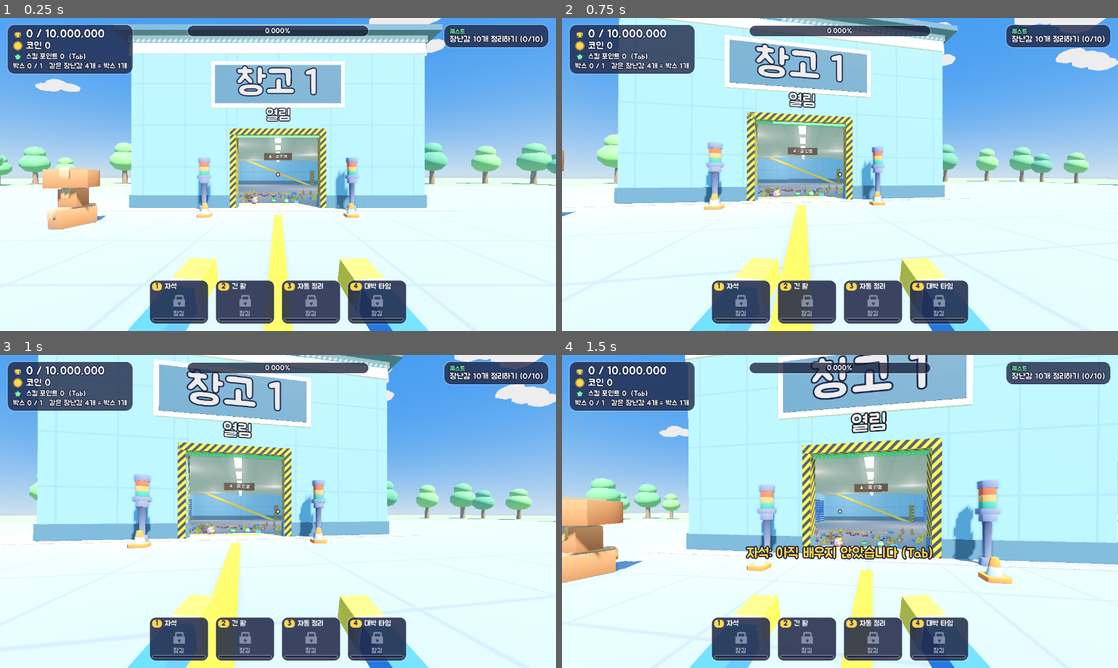
Above: before the commit, frames 1-4 (two rows, left to right).
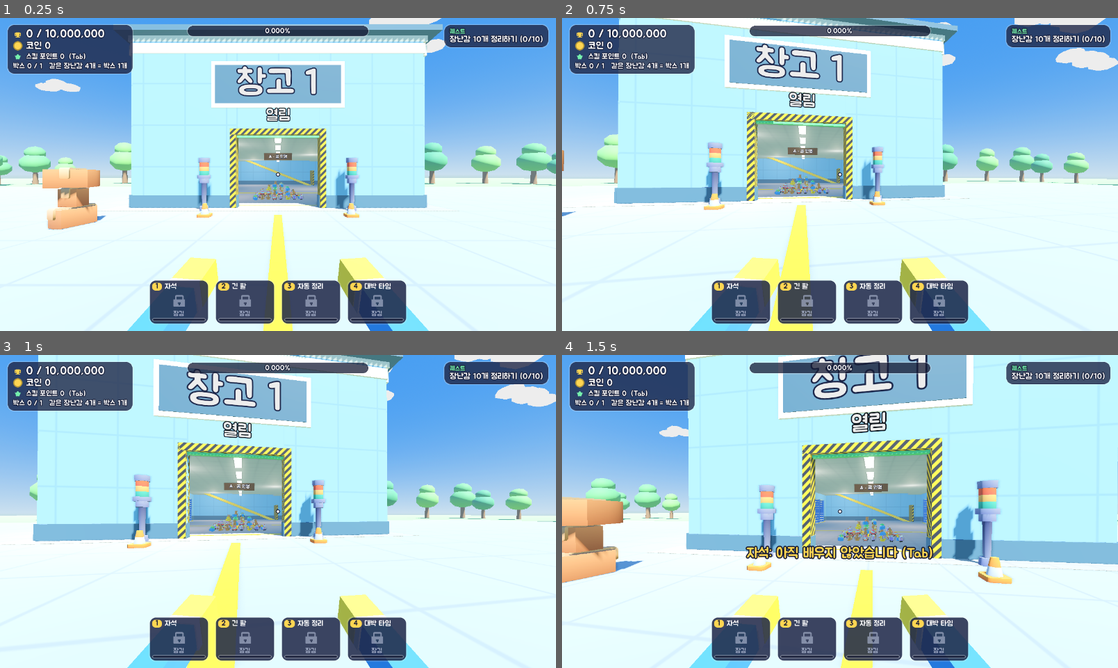
Above: after the commit, the same moments.

Repository: ohjunseon/game_221
Game: Godot game, scene res://scenes/main.tscn
Same seed, same stepped clock (60 frames per second), same inputs: the game is played once before the commit and once after it.
Inputs (mouse positions are in pixels of both pictures, inside the frame that each line leads up to):
- Up to frame 1 (0.25 s): no input
- Up to frame 2 (0.75 s): tap Enter at 0.5 s; move the mouse to (867, 174) at 0.52 s; hold W (move_forward) from 0.53 s (still down); hold Shift (crouch) from 0.53 s (still down); click (867, 174) at 0.67 s
- Up to frame 3 (1 s): keep holding W (move_forward); keep holding Shift (crouch); tap Space (jump) at 0.77 s
- Up to frame 4 (1.5 s): keep holding W (move_forward); move the mouse to (812, 511) at 1.27 s; release Shift (crouch) at 1.28 s; tap 1 at 1.35 s; click (812, 511) at 1.42 s

The runs differ from the first frame. In frame 1, 0.4% of the frame differs, in the area x 42-58%, y 52-60%; in frame 2, 0.4%; in frame 3, 0.4%; in frame 4, 0.7%, in the area x 45-66%, y 51-62%.

Commit message:
Finite toy pile instead of respawning toys; right-click drops toys and boxes
Co-Authored-By: Claude Sonnet 5.5 <noreply@anthropic.com>

Diff:
--- a/scripts/autoload/game_state.gd
+++ b/scripts/autoload/game_state.gd
@@ -45,6 +45,11 @@
 ## 게임 내 시계(초). 액션 스킬의 지속 시간과 쿨타임 기준
 var now: float = 0.0
 
+## 층(key "창고_층")별로 손에 든 장난감 수(박스 포함)와, 바닥에 버려진 장난감 수(박스 포함).
+## 바닥 재고 = 빈 선반 칸 × 박스당 장난감 - 손에 든 수. 저장하지 않고 선반 저장량에서 매번 계산한다.
+var carried_toys: Dictionary = {}
+var dropped_toys: Dictionary = {}
+
 var _auto_accum: float = 0.0
 var _completed_emitted: bool = false
 var _active_until: Dictionary = {}
@@ -73,6 +78,36 @@
 ## 선반의 종류 (아직 정해지지 않았으면 -1)
 func get_shelf_type(key: String) -> int:
 	return int(shelf_types.get(key, -1))
+
+
+static func floor_key(warehouse_id: int, floor_index: int) -> String:
+	return "%d_%d" % [warehouse_id, floor_index]
+
+
+## 한 층에서 아직 선반에 들어가지 않은 박스 칸 수
+func empty_boxes(warehouse_id: int, floor_index: int) -> int:
+	var empty := 0
+	for shelf_index in shelves_per_floor(warehouse_id):
+		empty += BOXES_PER_SHELF - get_shelf_stored(shelf_key(warehouse_id, floor_index, shelf_index))
+	return empty
+
+
+## 한 층 바닥에 남은 장난감 수 (더미 + 버려진 것). 새로 생기는 장난감은 없다.
+func ground_toys(warehouse_id: int, floor_index: int) -> int:
+	var key := floor_key(warehouse_id, floor_index)
+	return maxi(0, empty_boxes(warehouse_id, floor_index) * Toys.BOX_SIZE - int(carried_toys.get(key, 0)))
+
+
+func add_carried(key: String, amount: int) -> void:
+	if key.is_empty():
+		return
+	carried_toys[key] = int(carried_toys.get(key, 0)) + amount
+
+
+func add_dropped(key: String, amount: int) -> void:
+	if key.is_empty():
+		return
+	dropped_toys[key] = maxi(0, int(dropped_toys.get(key, 0)) + amount)
 
 
 ## 한 층의 선반 수
@@ -150,10 +185,16 @@
 		for floor_index in FLOORS_PER_WAREHOUSE:
 			if not is_floor_active(warehouse_id, floor_index):
 				continue
+			# 바닥에 남은 장난감만큼만 정리할 수 있다
+			var allowed := mini(remaining, ground_toys(warehouse_id, floor_index) / Toys.BOX_SIZE)
+			var left := allowed
 			for shelf_index in shelves_per_floor(warehouse_id):
-				if remaining <= 0:
-					return boxes
-				remaining -= store_in_shelf(warehouse_id, floor_index, shelf_index, remaining)
+				if left <= 0:
+					break
+				left -= store_in_shelf(warehouse_id, floor_index, shelf_index, left)
+			remaining -= allowed - left
+			if remaining <= 0:
+				return boxes
 	return boxes - remaining
 
 
@@ -359,6 +400,8 @@
 	shelf_types = _int_dict(data.get("shelf_types", {}))
 	boxes_total = int(data.get("boxes_total", 0))
 	_auto_accum = 0.0
+	carried_toys.clear()
+	dropped_toys.clear()
 	_active_until.clear()
 	_ready_at.clear()
 	_completed_emitted = total_sorted >= TOTAL_TOYS
--- a/scripts/entities/player.gd
+++ b/scripts/entities/player.gd
@@ -13,6 +13,7 @@
 const RAY_MASK := 3
 const ARM_REST := Vector3(0.32, -0.42, -0.55)
 const HELD_BOX_SIZE := 0.2
+const DROPPED_BOX_SIZE := 0.45
 ## 황금 박스의 코인 배수
 const GOLDEN_MULT := 10
 
@@ -34,6 +35,10 @@
 ## 모으는 묶음에 황금 장난감이 섞였는지, 들고 있는 박스 중 황금 박스 수
 var golden_loose := false
 var golden_boxes: int = 0
+
+## 모으는 장난감·박스가 어느 층 더미에서 왔는지 (key "창고_층"). 버리면 그 층 재고로 돌아간다
+var _loose_keys: Array[String] = []
+var box_keys: Array[String] = []
 
 var _packed := false
 var _box_tween: Tween
@@ -67,6 +72,12 @@
 		rotate_y(-event.relative.x * MOUSE_SENSITIVITY)
 		head.rotate_x(-event.relative.y * MOUSE_SENSITIVITY)
 		head.rotation.x = clampf(head.rotation.x, deg_to_rad(-89.0), deg_to_rad(89.0))
+	elif event is InputEventMouseButton and event.button_index == MOUSE_BUTTON_RIGHT and event.pressed:
+		if captured:
+			drop_one()
+	elif event is InputEventMouseButton and event.button_index == MOUSE_BUTTON_RIGHT and event.pressed:
+		if captured:
+			drop_one()
 	elif event is InputEventMouseButton and event.button_index == MOUSE_BUTTON_LEFT and event.pressed:
 		if captured:
 			_interact(false)
@@ -178,6 +189,8 @@
 			break
 		if toy.is_queued_for_deletion():
 			continue
+		if toy.get_meta("dropped", false):
+			continue
 		if loose > 0 and int(toy.get_meta("toy_type", -1)) != held_type:
 			continue
 		var offset := toy.global_position - global_position
@@ -223,8 +236,12 @@
 	var target := shelf.tier_position(shelf.current_tier())
 	var used := shelf.add(matching, 1.0, box_type)
 	var accepted := used * per_box
+	_sync_keys()
 	for i in used:
-		boxes.remove_at(boxes.rfind(box_type))
+		var index := boxes.rfind(box_type)
+		GameState.add_carried(box_keys[index], -Toys.BOX_SIZE)
+		boxes.remove_at(index)
+		box_keys.remove_at(index)
 	# 황금 박스: 이미 받은 1배에 더해 나머지 9배를 준다
 	var golden_used := mini(golden_boxes, used)
 	golden_boxes -= golden_used
@@ -253,6 +270,8 @@
 		try_place(target as Shelf, get_posture(), quiet)
 	elif target is Node3D and (target as Node3D).is_in_group("toy"):
 		try_pick(target as Node3D, quiet)
+	elif target is Node3D and (target as Node3D).is_in_group("box_item"):
+		try_pick_box(target as Node3D, quiet)
 	elif target is Node3D and (target as Node3D).is_in_group("door") and not quiet:
 		((target as Node3D).get_meta("warehouse") as Warehouse).toggle_door()
 
@@ -297,6 +316,8 @@
 			text = "%s 선반 · %s" % [Toys.NAMES[shelf.shelf_type()], text]
 	elif target is Node3D and (target as Node3D).is_in_group("toy"):
 		text = "좌클릭: 줍기"
+	elif target is Node3D and (target as Node3D).is_in_group("box_item"):
+		text = "좌클릭: 박스 줍기"
 	elif target is Node3D and (target as Node3D).is_in_group("door"):
 		text = "좌클릭: 문 열기/닫기"
 	if text != _aim_text:
@@ -311,12 +332,19 @@
 		text += "   모으는 중: %s %d / %d" % [Toys.NAMES[held_type], loose, Toys.BOX_SIZE]
 	else:
 		text += "   같은 장난감 %d개 = 박스 1개" % Toys.BOX_SIZE
+	if loose > 0 or not boxes.is_empty():
+		text += "   우클릭: 버리기"
 	return text
 
 
 ## fly가 참이면 장난감이 손으로 날아온 뒤 사라진다(자석).
 func _take(toy: Node3D, fly: bool = false) -> void:
 	held_type = toy.get_meta("toy_type", 0)
+	var origin: String = toy.get_meta("floor_key", "")
+	GameState.add_carried(origin, 1)
+	if toy.get_meta("dropped", false):
+		GameState.add_dropped(origin, -1)
+	_loose_keys.append(origin)
 	if toy.get_meta("golden", false):
 		golden_loose = true
 		EventBus.popup_requested.emit("황금 장난감!")
@@ -337,6 +365,13 @@
 	loose += 1
 	if loose >= Toys.BOX_SIZE:
 		boxes.append(held_type)
+		_sync_keys()
+		var box_origin := _loose_keys[0]
+		for key in _loose_keys:
+			GameState.add_carried(key, -1)
+		GameState.add_carried(box_origin, Toys.BOX_SIZE)
+		box_keys[box_keys.size() - 1] = box_origin
+		_loose_keys.clear()
 		loose = 0
 		held_type = -1
 		_packed = true
@@ -347,6 +382,120 @@
 		else:
 			EventBus.popup_requested.emit("박스 완성!")
 		Sfx.play("pack")
+
+
+## 우클릭: 모으는 장난감이 있으면 한 개, 없으면 박스 한 개를 앞 바닥에 내려놓는다.
+## 내려놓은 것은 다시 주울 수 있고, 그 층 바닥 재고로 돌아간다.
+func drop_one() -> bool:
+	if loose > 0:
+		return _drop_toy()
+	if not boxes.is_empty():
+		return _drop_box()
+	return false
+
+
+func _drop_point() -> Vector3:
+	var forward := -global_basis.z
+	forward.y = 0.0
+	forward = forward.normalized()
+	var from := global_position + Vector3.UP * 0.9
+	var query := PhysicsRayQueryParameters3D.create(from, from + forward * 1.2, 1, [get_rid()])
+	var hit := get_world_3d().direct_space_state.intersect_ray(query)
+	var distance := 1.0
+	if not hit.is_empty():
+		distance = maxf(0.3, from.distance_to(hit["position"]) - 0.3)
+	return from + forward * distance
+
+
+## 들고 있던 층 키가 맞지 않게 된 박스 키 배열을 박스 수에 맞춘다 (테스트가 boxes를 직접 바꿔도 안전하게)
+func _sync_keys() -> void:
+	while box_keys.size() > boxes.size():
+		box_keys.pop_back()
+	while box_keys.size() < boxes.size():
+		box_keys.append("")
+	while _loose_keys.size() > loose:
+		_loose_keys.pop_back()
+	while _loose_keys.size() < loose:
+		_loose_keys.append("")
+
+
+func _drop_toy() -> bool:
+	_sync_keys()
+	var origin: String = _loose_keys.pop_back()
+	var toy := Warehouse.make_toy(true, held_type, false) as RigidBody3D
+	toy.set_meta("floor_key", origin)
+	toy.set_meta("dropped", true)
+	if golden_loose:
+		Warehouse.gild_toy(toy)
+		golden_loose = false
+	get_parent().add_child(toy)
+	toy.global_position = _drop_point()
+	toy.rotation.y = randf() * TAU
+	GameState.add_carried(origin, -1)
+	GameState.add_dropped(origin, 1)
+	loose -= 1
+	if loose == 0:
+		held_type = -1
+		golden_loose = false
+	Sfx.play("pick", 0.7)
+	_refresh_hands()
+	return true
+
+
+func _drop_box() -> bool:
+	_sync_keys()
+	var type: int = boxes.pop_back()
+	var origin: String = box_keys.pop_back()
+	var golden := golden_boxes > 0
+	if golden:
+		golden_boxes -= 1
+	var item := RigidBody3D.new()
+	item.collision_layer = Warehouse.TOY_LAYER
+	item.collision_mask = 1
+	item.add_to_group("box_item")
+	item.set_meta("box_type", type)
+	item.set_meta("golden", golden)
+	item.set_meta("floor_key", origin)
+	var shape := CollisionShape3D.new()
+	var box_shape := BoxShape3D.new()
+	box_shape.size = Vector3.ONE * DROPPED_BOX_SIZE
+	shape.shape = box_shape
+	shape.position.y = DROPPED_BOX_SIZE / 2.0
+	item.add_child(shape)
+	var visual := Toys.make_box(type, DROPPED_BOX_SIZE)
+	Toys.set_box_golden(visual, golden)
+	visual.position.y = DROPPED_BOX_SIZE / 2.0
+	item.add_child(visual)
+	get_parent().add_child(item)
+	item.global_position = _drop_point()
+	item.rotation.y = randf() * TAU
+	GameState.add_carried(origin, -Toys.BOX_SIZE)
+	GameState.add_dropped(origin, Toys.BOX_SIZE)
+	Sfx.play("pick", 0.6)
+	_refresh_hands()
+	return true
+
+
+## 내려놓은 박스를 다시 줍는다.
+func try_pick_box(item: Node3D, quiet: bool = false) -> bool:
+	if boxes.size() >= carry_capacity():
+		if not quiet:
+			EventBus.message_shown.emit("박스를 더 들 수 없습니다. 선반에 넣으세요")
+		return false
+	_sync_keys()
+	var origin: String = item.get_meta("floor_key", "")
+	boxes.append(int(item.get_meta("box_type", 0)))
+	box_keys.append(origin)
+	if item.get_meta("golden", false):
+		golden_boxes += 1
+	GameState.add_carried(origin, Toys.BOX_SIZE)
+	GameState.add_dropped(origin, -Toys.BOX_SIZE)
+	item.remove_from_group("box_item")
+	item.queue_free()
+	Sfx.play("pick")
+	_packed = true
+	_refresh_hands()
+	return true
 
 
 ## 오른손에는 모으는 장난감, 왼손에는 완성한 박스를 보여 준다.
--- a/scripts/systems/warehouse.gd
+++ b/scripts/systems/warehouse.gd
@@ -37,6 +37,10 @@
 const SPAWN_FROM_FRONT := 1.0
 const SPAWN_DEPTH := 6.0
 const SPAWN_MAX_HALF_X := 9.0
+## 더미: 한 층에 보이는 장난감은 최대 TOY_TARGET개(8×6 + 6×4 + 4×3 + 2×3). 총량은 바닥 재고로 따로 센다
+const HEAP_LAYERS: Array[Vector2i] = [Vector2i(8, 6), Vector2i(6, 4), Vector2i(4, 3), Vector2i(2, 3)]
+const HEAP_SPACING := 0.42
+const HEAP_LAYER_HEIGHT := 0.26
 const WALL_COLORS := {
 	1: Color(0.56, 0.76, 0.96),
 	2: Color(0.6, 0.88, 0.7),
@@ -61,6 +65,8 @@
 var _status_label: Label3D
 var _gate: StaticBody3D
 var _toy_roots: Array[Node3D] = []
+## 층별 더미 자리에 놓인 장난감 (빈 자리는 null)
+var _heaps: Array = []
 var _lights: Array[OmniLight3D] = []
 var _door_tween: Tween
 
@@ -106,7 +112,7 @@
 
 
 ## 바닥에 놓이는 장난감 하나. rigid면 물리로 굴러다닌다(와르르용). type이 -1이면 무작위.
-static func make_toy(rigid: bool, type: int = -1) -> CollisionObject3D:
+static func make_toy(rigid: bool, type: int = -1, allow_golden: bool = true) -> CollisionObject3D:
 	if _toy_shape == null:
 		_toy_shape = BoxShape3D.new()
 		_toy_shape.size = Vector3.ONE * TOY_COLLIDER
@@ -128,7 +134,7 @@
 	shape.position.y = TOY_COLLIDER / 2.0
 	body.add_child(shape)
 	body.add_child(Toys.make_visual(type))
-	if randf() < golden_chance:
+	if allow_golden and randf() < golden_chance:
 		gild_toy(body)
 	return body
 
@@ -155,6 +161,7 @@
 		root.name = "Toys%d" % (floor_index + 1)
 		add_child(root)
 		_toy_roots.append(root)
+		_heaps.append([])
 
 	var timer := Timer.new()
 	timer.wait_time = 1.0
@@ -244,28 +251,88 @@
 			GameState.is_floor_active(warehouse_id, floor_index)
 			and not GameState.is_floor_complete(warehouse_id, floor_index)
 		)
-		var alive := 0
-		for toy in root.get_children():
-			if toy.is_queued_for_deletion():
-				continue
-			if active:
-				alive += 1
-			else:
+		if not active:
+			for toy in root.get_children():
 				toy.remove_from_group("toy")
 				toy.queue_free()
-		if not active:
+			_heaps[floor_index] = []
 			continue
-		var half_x := minf(width / 2.0 - 1.5, SPAWN_MAX_HALF_X)
-		var front_z := depth / 2.0 - SPAWN_FROM_FRONT
-		for i in TOY_TARGET - alive:
-			var toy := make_toy(false)
-			toy.position = Vector3(
-				randf_range(-half_x, half_x),
-				floor_index * FLOOR_HEIGHT,
-				randf_range(front_z - SPAWN_DEPTH, front_z)
-			)
-			toy.rotation.y = randf() * TAU
-			root.add_child(toy)
+		_update_heap(floor_index, root)
+
+
+## 더미 자리: 층층이 쌓은 봉우리 모양. 아래 층부터 순서대로 놓이고, 맨 위부터 줄어든다.
+func _heap_slots() -> Array[Vector3]:
+	var slots: Array[Vector3] = []
+	var center_z := depth / 2.0 - SPAWN_FROM_FRONT - SPAWN_DEPTH / 2.0
+	for layer in HEAP_LAYERS.size():
+		var grid: Vector2i = HEAP_LAYERS[layer]
+		for row in grid.y:
+			for column in grid.x:
+				slots.append(Vector3(
+					(column - (grid.x - 1) / 2.0) * HEAP_SPACING,
+					layer * HEAP_LAYER_HEIGHT,
+					center_z + (row - (grid.y - 1) / 2.0) * HEAP_SPACING
+				))
+	return slots
+
+
+## 바닥에 남은 장난감만큼만 더미를 쌓는다. 장난감이 집혀 빈 자리가 생기면 맨 위 장난감이 내려와 메운다.
+func _update_heap(floor_index: int, root: Node3D) -> void:
+	var key := GameState.floor_key(warehouse_id, floor_index)
+	var slots := _heap_slots()
+	var heap: Array = _heaps[floor_index]
+	heap.resize(slots.size())
+	for i in heap.size():
+		var toy: Variant = heap[i]
+		if toy != null and (not is_instance_valid(toy) or toy.is_queued_for_deletion() or not (toy as Node).is_in_group("toy")):
+			heap[i] = null
+	var heap_target := clampi(
+		GameState.ground_toys(warehouse_id, floor_index) - int(GameState.dropped_toys.get(key, 0)),
+		0, mini(TOY_TARGET, slots.size())
+	)
+	var count := heap.count(null)
+	var alive := heap.size() - count
+	# 재고보다 많이 놓여 있으면(자동 정리로 줄었을 때) 맨 위부터 치운다
+	var top := heap.size() - 1
+	while alive > heap_target and top >= 0:
+		if heap[top] != null:
+			(heap[top] as Node).remove_from_group("toy")
+			(heap[top] as Node).queue_free()
+			heap[top] = null
+			alive -= 1
+		top -= 1
+	# 빈 자리는 맨 위 장난감이 내려와 메운다
+	var hole := 0
+	top = heap.size() - 1
+	while true:
+		while hole < heap.size() and heap[hole] != null:
+			hole += 1
+		while top >= 0 and heap[top] == null:
+			top -= 1
+		if hole >= top:
+			break
+		var moved := heap[top] as Node3D
+		heap[hole] = moved
+		heap[top] = null
+		moved.create_tween().tween_property(
+			moved, "position", slots[hole] + Vector3.UP * floor_index * FLOOR_HEIGHT, 0.25
+		)
+	# 재고가 남아 있는데 더미가 모자라면(처음, 또는 버린 장난감을 다시 주웠을 때) 위에 채운다
+	for i in heap.size():
+		if alive >= heap_target:
+			break
+		if heap[i] != null:
+			continue
+		var toy := make_toy(false)
+		toy.position = slots[i] + Vector3(
+			randf_range(-0.05, 0.05), floor_index * FLOOR_HEIGHT, randf_range(-0.05, 0.05)
+		)
+		toy.rotation.y = randf() * TAU
+		toy.set_meta("floor_key", key)
+		root.add_child(toy)
+		heap[i] = toy
+		alive += 1
+	_heaps[floor_index] = heap
 
 
 func _build_shell() -> void:
--- a/tests/smoke_test.gd
+++ b/tests/smoke_test.gd
@@ -90,6 +90,40 @@
 	_check(player.try_place(shelf, Shelf.Posture.CROUCH), "1단 웅크리고 넣기")
 	_check(GameState.total_sorted == 4 and GameState.coins >= 4, "박스 1개 = 4개 정리")
 	_check(player.boxes.is_empty(), "넣은 뒤 빈손")
+
+	# 바닥 재고는 한정: 창고 1의 1층 = 선반 10개 × 100박스 × 4개 - 이미 넣은 박스 1개
+	var ground_before := GameState.ground_toys(1, 0)
+	_check(ground_before == 10 * 100 * Toys.BOX_SIZE - Toys.BOX_SIZE, "1층 바닥 장난감 재고 (실제 %d)" % ground_before)
+	# 우클릭: 장난감·박스를 내려놓고 다시 줍는다. 재고는 줍고 버린 만큼만 오르내린다
+	var fresh: Array = []
+	for candidate in get_tree().get_nodes_in_group("toy"):
+		if int(candidate.get_meta("toy_type")) == type_a and not candidate.is_queued_for_deletion():
+			fresh.append(candidate)
+	player.try_pick(fresh[0])
+	player.try_pick(fresh[1])
+	_check(player.loose == 2 and GameState.ground_toys(1, 0) == ground_before - 2, "줍는 만큼 바닥 재고가 줄어듦")
+	_check(player.drop_one() and player.loose == 1, "우클릭: 장난감 한 개 버림")
+	_check(player.drop_one() and player.loose == 0 and player.held_type == -1, "다 버리면 빈손")
+	_check(GameState.ground_toys(1, 0) == ground_before, "버린 장난감은 바닥 재고로 돌아감")
+	var dropped_toy: Node = null
+	for candidate in get_tree().get_nodes_in_group("toy"):
+		if candidate.get_meta("dropped", false):
+			dropped_toy = candidate
+	_check(dropped_toy != null and player.try_pick(dropped_toy), "버린 장난감을 다시 주울 수 있음")
+	player.drop_one()
+	for candidate in get_tree().get_nodes_in_group("toy"):
+		if candidate.get_meta("dropped", false):
+			candidate.remove_from_group("toy")
+			candidate.queue_free()
+	GameState.dropped_toys.clear()
+	player.boxes.append(type_a)
+	_check(player.drop_one() and player.boxes.is_empty(), "우클릭: 박스 한 개 버림")
+	var dropped_box: Node = get_tree().get_first_node_in_group("box_item")
+	_check(dropped_box != null, "버린 박스가 바닥에 놓임")
+	_check(player.try_pick_box(dropped_box) and player.boxes.size() == 1, "버린 박스를 다시 주울 수 있음")
+	player.boxes.clear()
+	GameState.carried_toys.clear()
+	GameState.dropped_toys.clear()
 
 	# 첫 선반을 자세에 맞게 채운다
 	var postures_used := {}
Not shown, changed: PROGRESS.md
